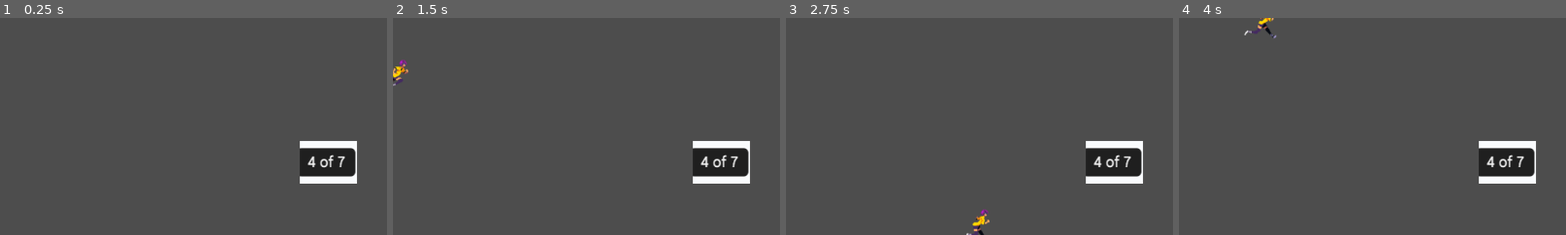
Above: before the commit, frames 1-4 (left to right).
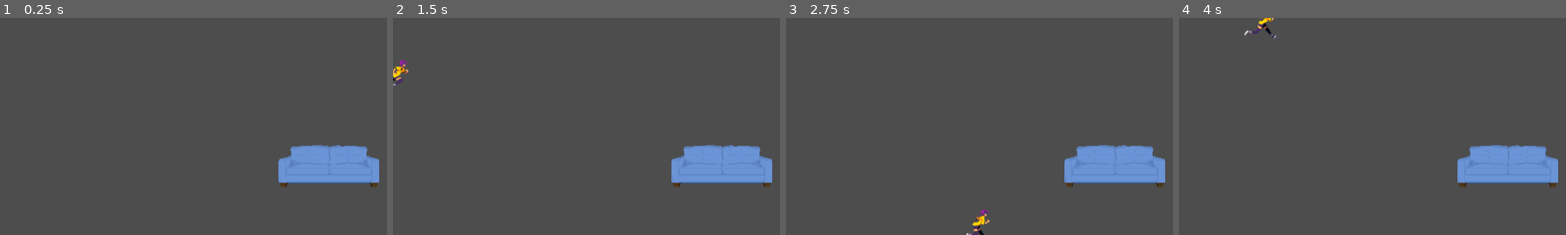
Above: after the commit, the same moments.

Repository: nugamestudioclub/Parallax
Game: Godot game, scene res://test_scene.tscn
The game is run twice, just before and just after one commit, with the same random seed, the same clock (stepped at 60 frames per second) and the same inputs. The project has no main scene, so this scene is started directly.
Inputs:
- Up to frame 1 (0.25 s): no input
- Up to frame 2 (1.5 s): tap Enter at 0.5 s; hold Right (move_right) 0.53-1.28 s; tap Space (interact) at 0.6, 1.35 s; hold Down (move_down) from 1.28 s (still down)
- Up to frame 3 (2.75 s): release Down (move_down) at 2.03 s; hold Right (move_right) from 2.03 s (still down); tap Space (interact) at 2.1 s
- Up to frame 4 (4 s): release Right (move_right) at 2.78 s; hold Up (move_up) 2.78-3.53 s; tap Space (interact) at 2.85, 3.6 s; hold Left (move_left) from 3.53 s (still down)
The pictures show only the part of the screen within x 26-75%, y 0-50%; the shares and areas given below are measured in that part.

The runs differ from the first frame. In frame 1, 4.6% of the frame differs, in the area x 71-98%, y 56-79%; in frame 2, 4.6%; in frame 3, 4.6%; in frame 4, 4.6%.

Commit message:
fixed the sofa sprite

Diff:
--- a/test_collision.tscn
+++ b/test_collision.tscn
@@ -1,15 +1,15 @@
 [gd_scene load_steps=3 format=3 uid="uid://gm4n7jdwqj67"]
 
-[ext_resource type="Texture2D" uid="uid://btbcba2kofjqa" path="res://2d_sprite_animation_assets/Screenshot 2023-11-09 at 2.41.40 PM.png" id="1_xe3ic"]
+[ext_resource type="Texture2D" uid="uid://dv47e6iqrkhgn" path="res://2d_sprite_animation_assets/sofa.png" id="1_vfibt"]
 
 [sub_resource type="RectangleShape2D" id="RectangleShape2D_yp8e5"]
-size = Vector2(86, 65)
+size = Vector2(152, 65)
 
 [node name="StaticBody2D" type="StaticBody2D"]
 
 [node name="Sprite2D" type="Sprite2D" parent="."]
-texture = ExtResource("1_xe3ic")
+texture = ExtResource("1_vfibt")
 
 [node name="CollisionShape2D" type="CollisionShape2D" parent="."]
-position = Vector2(0, -0.5)
+position = Vector2(0, 6)
 shape = SubResource("RectangleShape2D_yp8e5")
Not shown: 1 places in test_scene.tscn that only renumber resources
